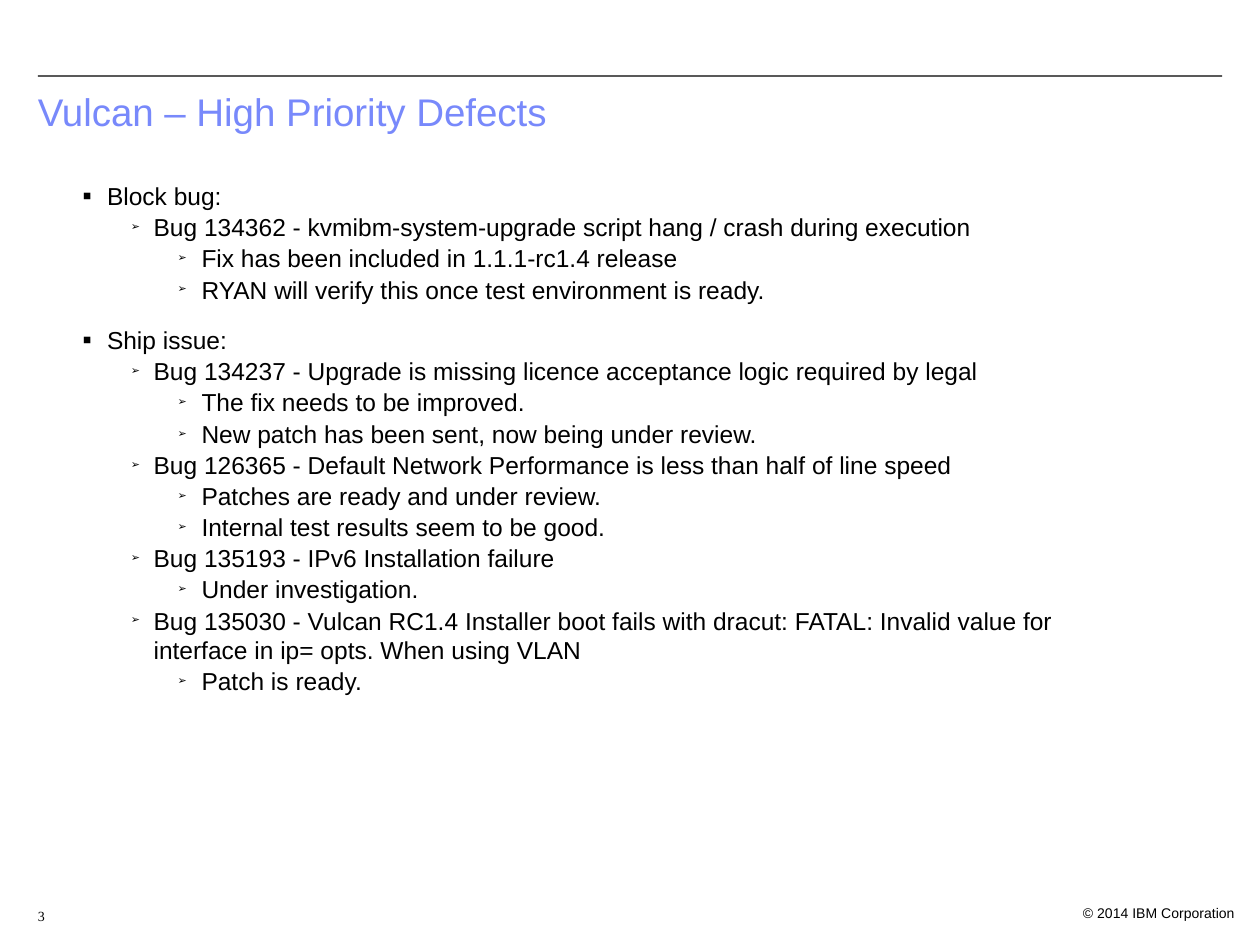
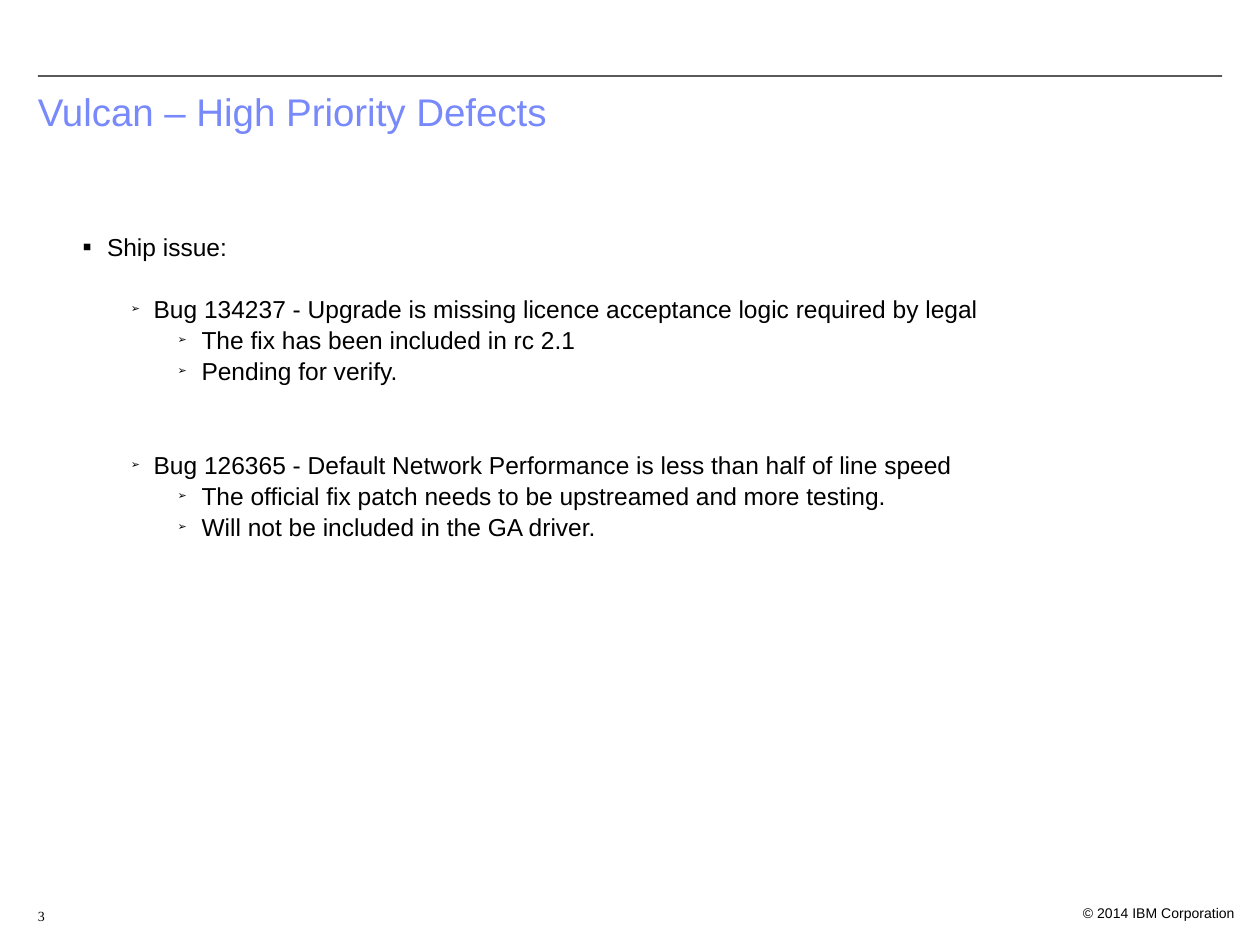
Before and after one commit to bjwt/test, a slide deck: slide 3 of bugs/Vulcan Defect Status.odp. Drawn at 1260x945 pixels with LibreOffice and Linux fonts; fonts in the diff are those of the drawing; background and template pictures are left out. Boxes give left, top, right and bottom in pixels: in the first picture for what was removed or moved away, otherwise in the second. Text is boxed around its words. In the diff, an @@ line names an element or a change of style, - is before the commit and + after.

```diff
--- a/bugs/Vulcan Defect Status.odp
+++ b/bugs/Vulcan Defect Status.odp
@@ text at box(107, 187, 970, 304): paragraphs removed @@
-■ Block bug:
-  ➢ Bug 134362 - kvmibm-system-upgrade script hang / crash during execution
-    ➢ Fix has been included in 1.1.1-rc1.4 release
-    ➢ RYAN will verify this once test environment is ready.
@@ text at box(202, 331, 575, 385): text changed @@
-    ➢ The fix needs to be improved.
-    ➢ New patch has been sent, now being under review.
+    ➢ The fix has been included in rc 2.1
+    ➢ Pending for verify.
@@ text at box(202, 487, 885, 537): text changed @@
-    ➢ Patches are ready and under review.
-    ➢ Internal test results seem to be good.
-  ➢ Bug 135193 - IPv6 Installation failure
-    ➢ Under investigation.
-  ➢ Bug 135030 - Vulcan RC1.4 Installer boot fails with dracut: FATAL: Invalid value for interface in ip= opts. When using VLAN
-    ➢ Patch is ready.
+    ➢ The official fix patch needs to be upstreamed and more testing.
+    ➢ Will not be included in the GA driver.
```
Also in this commit, not shown: 3 other slides changed, 2 other files.
